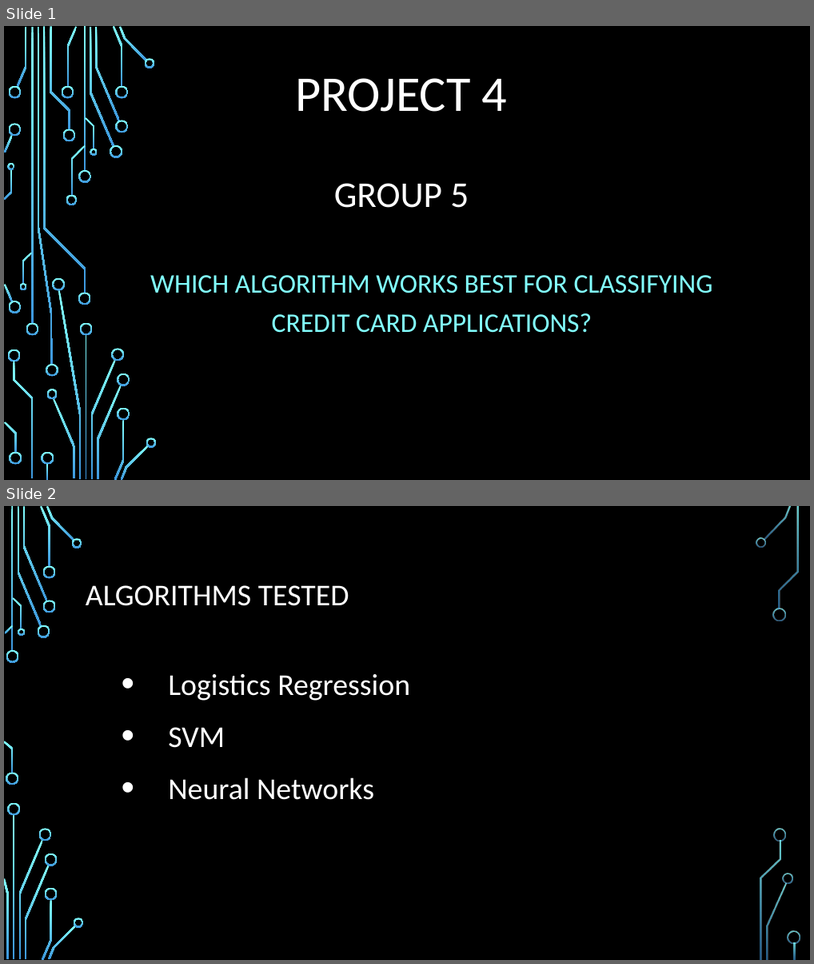
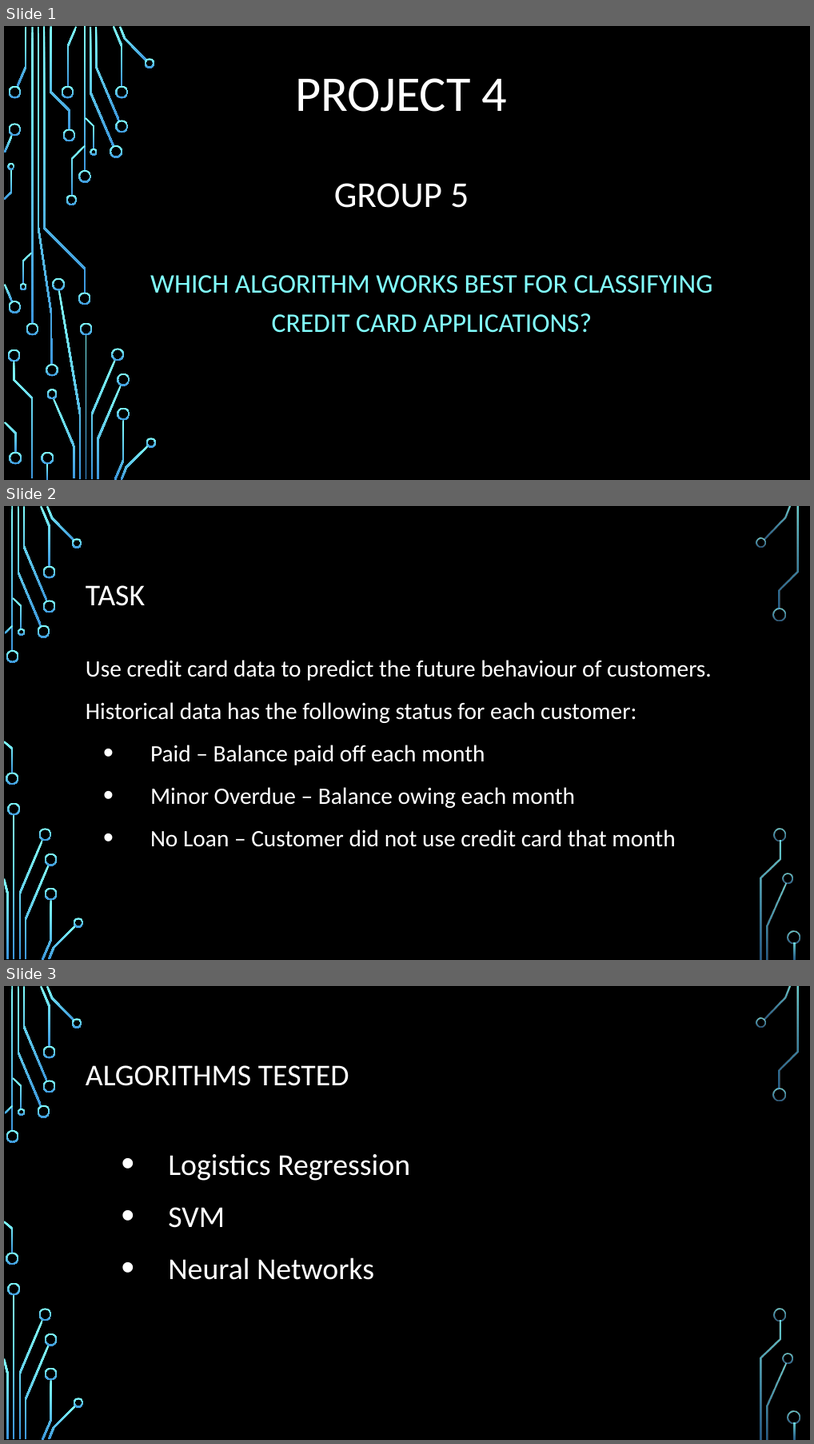
Before and after one commit to DanielHughes1580/Project_4_Group_5, a slide deck: Presentation.pptx. Shown one above the other, each under a label of ours: slides 1 and 2 before the commit, slides 1, 2 and 3 after it. The pictures are 814x964 and 814x1444 pixels, drawn with LibreOffice and Linux fonts; fonts in the diff are those of the drawing; background and template pictures are left out. Boxes give left, top, right and bottom in pixels: in the first picture for what was removed or moved away, otherwise in the second. Text is boxed around its words. In the diff, an @@ line names an element or a change of style, - is before the commit and + after.

```diff
--- a/Presentation.pptx
+++ b/Presentation.pptx
@@ slide 2 added at (4,506,810,960), background picture (left out); not listed: 36 template elements that a slide beside it also shows @@
@@ title added at (86,585,145,606), 36 pt, text #FFFFFF @@
+TASK
@@ text added at (86,660,712,847), 28 pt, text #FFFFFF @@
+Use credit card data to predict the future behaviour of customers.
+Historical data has the following status for each customer:
+• Paid – Balance paid off each month
+• Minor Overdue – Balance owing each month
+• No Loan – Customer did not use credit card that month
@@ what was slide 2 is now slide 3 @@
```
Also in this commit, not shown: 1 slide changed, 4 other slides added, 1 slide removed, 16 other files.
